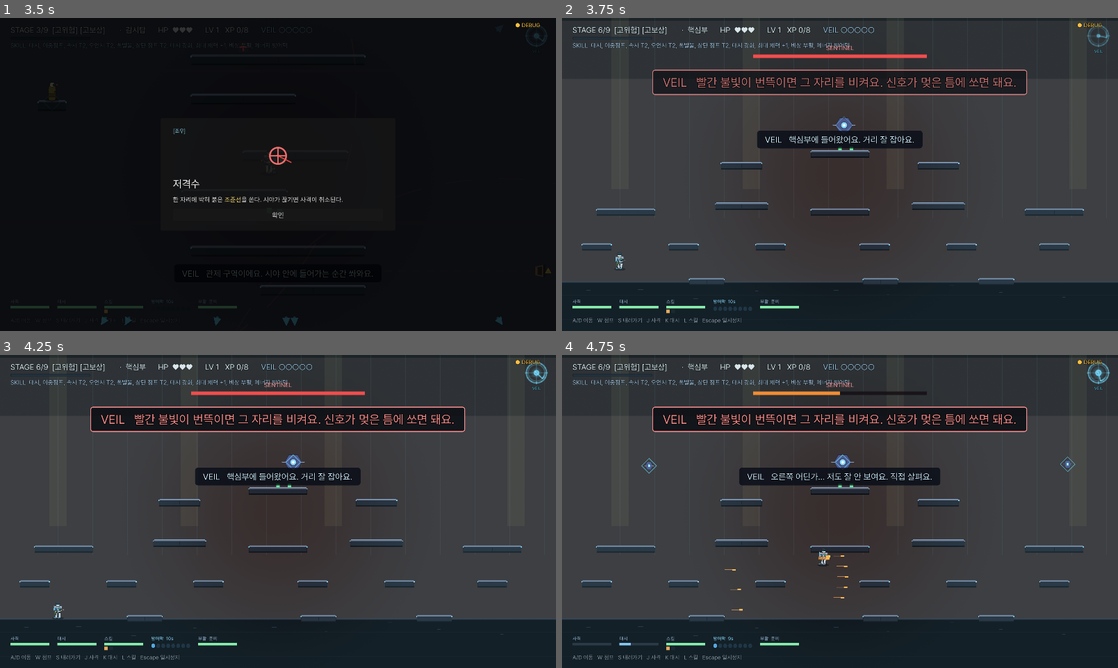
Above: before the commit, frames 1-4 (two rows, left to right).
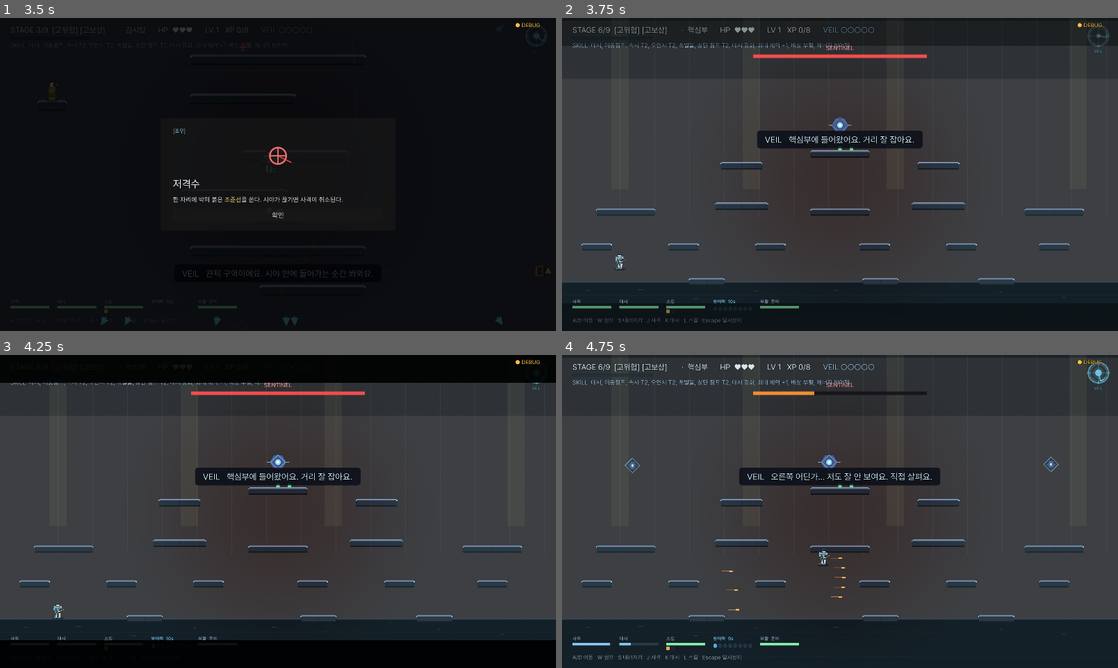
Above: after the commit, the same moments.

Repository: soomin007/EyesOnYou-Full
Game: Godot game, scene res://scenes/ig_shotter.tscn
Two runs of this game, one before a commit and one after it. Both use one fixed random seed, a clock stepped at 60 frames per second and the inputs below. This scene is started directly instead of the project's main scene. Sound files missing from this copy of the repository are replaced by a short silence.
Inputs (mouse positions are in pixels of both pictures, inside the frame that each line leads up to):
- Up to frame 1 (3.5 s): tap Enter (ui_accept) at 0.5 s; move the mouse to (400, 158) at 0.52 s; hold D (move_right) 0.53-1.25 s; hold J (attack) 0.53-1.25 s; click (400, 158) at 0.67 s; tap W (jump) at 0.77, 1.07, 2.3 s; tap K (dash) at 0.8 s; drag from (166, 190) to (250, 237) at 1.27 s; move the mouse to (333, 105) at 2.02 s; hold A (move_left) 2.03-2.75 s; hold Enter (ui_accept) 2.03-2.75 s; click (333, 105) at 2.17 s; drag from (250, 237) to (111, 127) at 2.77 s
- Up to frame 2 (3.75 s): click "확인" at 3.5 s
- Up to frame 3 (4.25 s): no input
- Up to frame 4 (4.75 s): move the mouse to (1006, 558) at 4.27 s; hold D (move_right) from 4.28 s (still down); hold J (attack) from 4.28 s (still down); click (1006, 558) at 4.42 s; tap W (jump) at 4.52 s; tap K (dash) at 4.55 s

Frame 1 is identical in both runs. In frame 2, 5.8% of the frame differs, in the area x 1-99%, y 0-98%; in frame 3, 23%, in the area x 0-100%, y 0-100%; in frame 4, 6.1%.
Error in both runs: Invalid call to function '_update_aim (via call)' in base 'CharacterBody2D (Enemy.gd)'. Expected 1 argument(s). (res://scripts/IgShotter.gd:130)

Commit message:
feat(bgm/boss): 막4/5 신곡 배선 + 보스전 페이싱(인트로 컷씬·HP 스케일·XP 곡선)
- BGM: Broken Wire(pursuit, 막4)·Violet Signal(confront, lab 보스+막5) 추가.
  커버 아트 제거·꼬리 페이드 트림(188s/340s). 막4+는 막 기반 선곡(ACTS.bgm
  실데이터 승격)으로 전환 — 겹침 라우트 자동 분기 + early 폴백 함정 차단.
  confront 루프 오프셋 25s(전투 중 빌드업 복귀 방지)
- 보스 인트로 컷씬(사용자 제안): Violet Signal 빌드업(0~25s)에 맞춰 보스 정지
  +전투 잠금+레터박스+SENTINEL/VEIL 대사 비트(~23s, 대사 플레이스홀더).
  점프/사격/탭으로 스킵, 스킵·재도전 시 음악 25s 점프(이벤트 기반 _input —
  폴링은 합성 입력을 놓침). 스토리 모드는 기존 안내 유지
- 보스 HP 성장 스케일: 공격 계열 티어 합×2(상한 +12 → 최대 36), 페이즈 임계
  비율 유지. HP바 분모 인스턴스화(스토리 보스 게이지 33% 시작 버그도 해소)
- XP 곡선(사용자 제안): 레벨 5마다 필요 XP +1(L5=9·L10=10·L24=12) — 만렙
  도달 지연 + 보스 시점 화력 완만화. HUD 바/라벨 xp_to_next() 연동

검증: 창모드 하니스 12항목 통과(추격 비스냅·XP 곡선·트랙 등록/길이/루프
오프셋·막 선곡·보스 HP 36/24/12·인트로 홀드/스킵/음악 점프)

Co-Authored-By: Claude Fable 5 <noreply@anthropic.com>

Diff:
--- a/scripts/BgmPlayer.gd
+++ b/scripts/BgmPlayer.gd
@@ -5,22 +5,32 @@
 #   main_theme    : Glass Protocol — 타이틀/튜토리얼/크레딧 (느린 BPM, 메인 테마)
 #   early         : Cold Gear      — 외곽/외벽 초중반 맵 (BPM ↑)
 #   mid_late      : Cold Wire      — 중후반 맵 (BPM ↑↑)
-#   boss          : Chrome Grit    — 보스전 (가장 빠른 BPM)
+#   boss          : Chrome Grit    — (구 보스전. 현재 미사용 — 재배치 후보. lab은 confront로 이관)
+#   pursuit       : Broken Wire    — 막4 추적(라이벌 영역, 쫓기는 결. 2026-08-10)
+#   confront      : Violet Signal  — 막3 lab 보스전 + 막5 대면(0~25s 빌드업 = 보스 인트로 컷씬 구간)
 #   hidden        : Gravity Static — ??? 방
 #
-# Suno로 생성된 4트랙(메인→보스)은 BPM이 점진적으로 빨라지게 배치된 시리즈.
-# 게임 진행 흐름과 매칭 — 사용자 의도를 BGM 트랙 순서로 살림.
+# Suno로 생성된 트랙 시리즈 — 진행할수록 BPM이 빨라지고, 막4/5(라이벌 영역)는 같은 산업 전자 톤에
+# 디튠·정전기 이질감을 섞은 변절 파트(act4_bgm_plan.md). 선곡: 막1~3=라우트 매핑, 막4+=막(ACTS.bgm) 기반.
 
 const TRACKS: Dictionary = {
 	"main_theme":    "res://assets/bgm/Glass Protocol.mp3",
 	"early":         "res://assets/bgm/Cold Gear.mp3",
 	"mid_late":      "res://assets/bgm/Cold Wire.mp3",
 	"boss":          "res://assets/bgm/Chrome Grit.mp3",
+	"pursuit":       "res://assets/bgm/Broken Wire.mp3",
+	"confront":      "res://assets/bgm/Violet Signal.mp3",
 	"hidden":        "res://assets/bgm/Gravity Static.mp3",
 	"ending_a":      "res://assets/bgm/Ending A.mp3",
 	"ending_b":      "res://assets/bgm/Ending B.mp3",
 	"ending_c":      "res://assets/bgm/Ending C.mp3",
 	"ending_d":      "res://assets/bgm/Ending D.mp3",
+}
+
+# 루프 복귀 지점(초) — confront는 0~25s가 조용한 빌드업(보스 인트로 전용)이라, 곡이 끝나고
+# 반복될 때 빌드업으로 돌아가면 전투 중 김이 빠진다 → 비트 시작 지점으로 복귀.
+const LOOP_OFFSETS: Dictionary = {
+	"confront": 25.0,
 }
 
 const FADE_IN: float = 1.2
@@ -64,9 +74,10 @@
 	var stream: AudioStream = load(path) as AudioStream
 	if stream == null:
 		return
-	# MP3는 명시적으로 loop=true 지정해야 자동 반복.
+	# MP3는 명시적으로 loop=true 지정해야 자동 반복. 트랙별 루프 복귀 지점(LOOP_OFFSETS) 반영.
 	if stream is AudioStreamMP3:
 		(stream as AudioStreamMP3).loop = true
+		(stream as AudioStreamMP3).loop_offset = float(LOOP_OFFSETS.get(track_id, 0.0))
 	_current_track = track_id
 	var next_idx: int = (_active_idx + 1) % 2
 	var prev: AudioStreamPlayer = _players[_active_idx]
@@ -85,6 +96,20 @@
 		_tween_out.tween_property(prev, "volume_db", SILENT_DB, FADE_OUT)
 		_tween_out.tween_callback(Callable(prev, "stop"))
 	_active_idx = next_idx
+
+# 현재 트랙의 재생 위치 이동/조회 — 보스 인트로 스킵·재도전 시 빌드업(0~25s) 건너뛰기용.
+func seek_current(sec: float) -> void:
+	if _current_track == "" or _active_idx >= _players.size():
+		return
+	var p: AudioStreamPlayer = _players[_active_idx]
+	if p.playing:
+		p.seek(sec)
+
+func get_current_position() -> float:
+	if _current_track == "" or _active_idx >= _players.size():
+		return 0.0
+	var p: AudioStreamPlayer = _players[_active_idx]
+	return p.get_playback_position() if p.playing else 0.0
 
 func stop() -> void:
 	_current_track = ""
--- a/scripts/BossSentinel.gd
+++ b/scripts/BossSentinel.gd
@@ -55,6 +55,11 @@
 const SUMMON_PATROL_HP: int = 2
 
 var hp: int = HP_MAX
+var max_hp: int = HP_MAX          # HP 게이지 분모 — 성장 스케일(apply_hp_bonus)·스토리 축소 반영
+var p2_threshold: int = HP_PHASE2
+var p3_threshold: int = HP_PHASE3
+# 인트로 홀드 — Stage 보스 인트로 컷씬(BGM 빌드업 구간) 동안 AI 정지. Stage가 켜고 끈다.
+var intro_hold: bool = false
 var phase: int = 1
 # 스토리 모드 — _ready에서 GameState 보고 결정. true면 P2/P3 전환·잔당 소환 모두 생략.
 var story_simplified: bool = false
@@ -89,6 +94,7 @@
 	collision_mask = 1
 	story_simplified = GameState.story_mode
 	if story_simplified:
+		max_hp = HP_MAX_STORY
 		hp = HP_MAX_STORY
 	# 콜리전 — 피격 면적 확대(피드백: 보스가 잘 안 맞음). 시각 2.5배와 같은 비율(56×40→70×50).
 	# 상단 발판 위로 올라가지 않도록 mask=1만.
@@ -122,6 +128,10 @@
 
 func _physics_process(delta: float) -> void:
 	if dead:
+		return
+	# 인트로 컷씬 동안 완전 정지 — 공격/이동/접촉 판정 없음(플레이어가 대사를 읽는 시간).
+	if intro_hold:
+		velocity = Vector2.ZERO
 		return
 	touch_cd = max(0.0, touch_cd - delta)
 	# 자폭 카운트다운 진행 — 일반 AI 대신 천천히 따라오며 추락 + 파지직.
@@ -294,6 +304,17 @@
 			return n as Node2D
 	return null
 
+# 플레이어 성장 스케일(2026-08-10) — 15스테이지 확장으로 s8 시점 화력이 원 설계(9스테이지)보다 높아
+# 보스가 너무 빨리 녹는다는 피드백. 공격 계열 티어에 비례한 HP 가산 + 페이즈 임계도 같은 비율(2/3·1/3)
+# 유지. 자폭 버퍼(HP_SELF_DESTRUCT)는 절대값 유지 — 연출 보장 목적이라 스케일 불필요.
+func apply_hp_bonus(bonus: int) -> void:
+	if bonus <= 0 or story_simplified:
+		return
+	max_hp = HP_MAX + bonus
+	hp = max_hp
+	p2_threshold = HP_PHASE2 + int(round(float(bonus) * 2.0 / 3.0))
+	p3_threshold = HP_PHASE3 + int(round(float(bonus) / 3.0))
+
 func take_damage(amount: int, _from_dir: int = 0) -> void:
 	if dead:
 		return
@@ -309,11 +330,11 @@
 	_flash_hit()
 	if hp > 0:
 		SfxPlayer.play_at("boss_hurt", global_position)
-	# 페이즈 전환 검사 — 자폭 진입 후에는 페이즈 재전환 안 함.
+	# 페이즈 전환 검사 — 자폭 진입 후에는 페이즈 재전환 안 함. 임계는 성장 스케일 반영 인스턴스 값.
 	if not story_simplified:
-		if phase < 2 and hp <= HP_PHASE2:
+		if phase < 2 and hp <= p2_threshold:
 			_transition_to(2)
-		elif phase < 3 and hp <= HP_PHASE3:
+		elif phase < 3 and hp <= p3_threshold:
 			_transition_to(3)
 	# 자폭 트리거 — HP 임계 이하로 떨어지면 카운트다운 시작. 버퍼(HP_SELF_DESTRUCT)를 둬
 	# 트리거와 동시에 hp가 0이 되어 즉사하는 걸 방지. 진입하면 위 무적으로 항상 끝까지 자폭한다.
--- a/scripts/GameState.gd
+++ b/scripts/GameState.gd
@@ -17,8 +17,10 @@
 	{"id": "act1", "name": "침투",   "bgm": "early",    "stages": 3, "boss": ""},
 	{"id": "act2", "name": "잠입",   "bgm": "mid_late", "stages": 3, "boss": ""},
 	{"id": "act3", "name": "핵심부", "bgm": "boss",     "stages": 3, "boss": "sentinel"},
-	{"id": "act4", "name": "추적",   "bgm": "mid_late", "stages": 3, "boss": ""},
-	{"id": "act5", "name": "대면",   "bgm": "boss",     "stages": 3, "boss": ""},
+	# 막4/5 bgm은 실데이터(2026-08-10, act4_bgm_plan §4) — Stage._apply_bgm_for_current_route가
+	# 막4+에서 이 필드로 선곡한다(막1~3은 라우트 매핑 유지, 막1~3 bgm 필드는 문서용).
+	{"id": "act4", "name": "추적",   "bgm": "pursuit",  "stages": 3, "boss": ""},
+	{"id": "act5", "name": "대면",   "bgm": "confront", "stages": 3, "boss": ""},
 ]
 const SCORE_THRESHOLD: int = 4
 const SETTINGS_PATH: String = "user://settings.cfg"
@@ -108,6 +110,10 @@
 # 확장 구간이 드러난다(사용자 제안 2026-08-10). 첫 공개 글리치 연출을 1회만 틀기 위한 플래그.
 # 런 단위, run.cfg 영속(이어하기 재진입 시 연출 반복 방지).
 var map_extension_seen: bool = false
+
+# 보스 인트로(막3 lab, Violet Signal 빌드업 컷씬)를 이번 런에서 봤는가 — 죽고 재도전 시 인트로를
+# 생략하고 음악만 비트 구간으로 점프하기 위한 세션 플래그. reset()/start_main_game()에서 해제.
+var boss_intro_seen_run: bool = false
 
 var tutorial_done: bool = false
 var bgm_volume: float = 1.0
@@ -283,6 +289,7 @@
 	player_level = 1
 	overflow_hp_bonus = 0
 	map_extension_seen = false
+	boss_intro_seen_run = false
 	story_mode = false
 	veil_degraded = false
 	veil_reversal_pending = false
@@ -323,6 +330,7 @@
 	player_level = 1
 	overflow_hp_bonus = 0
 	map_extension_seen = false
+	boss_intro_seen_run = false
 	skills = STARTING_SKILLS.duplicate()
 	veil_degraded = false
 	veil_reversal_pending = false
@@ -486,14 +494,20 @@
 		3: return 1.5
 	return 1.1
 
+# 레벨업 필요 XP — 레벨 5마다 +1(사용자 제안 2026-08-10): L1~4=8, L5~9=9, L10~14=10, L15~19=11...
+# 15스테이지 확장으로 만렙(24픽)이 s10쯤 오던 것을 뒤로 늦추고, 보스(s8) 시점 화력 램프도 완만하게.
+func xp_to_next() -> int:
+	return XP_PER_LEVEL + player_level / 5
+
 func add_xp(amount: int, apply_risk_bonus: bool = true) -> bool:
 	# high-risk 루트(risk=3)에서 적 처치 XP +50% (스테이지 클리어 보상은 apply_risk_bonus=false로 호출).
 	var gain: int = amount
 	if apply_risk_bonus and current_route_risk >= 3:
 		gain = int(round(float(amount) * 1.5))
 	player_xp += gain
-	if player_xp >= XP_PER_LEVEL:
-		player_xp -= XP_PER_LEVEL
+	var need: int = xp_to_next()
+	if player_xp >= need:
+		player_xp -= need
 		player_level += 1
 		return true
 	return false
--- a/scripts/Stage.gd
+++ b/scripts/Stage.gd
@@ -117,16 +117,25 @@
 	"route_server_hall": "mid_late",
 	"route_blackout":   "mid_late",
 	"route_escape":     "mid_late",
-	"route_lab":        "boss",
-	# 막5 회수 — 사전 누락으로 "early"(Cold Gear) 폴백이 재생되던 버그(2026-08-10 발견). 클라이맥스라
-	# 잠정 boss(Chrome Grit). 막4/5 전용 신곡(pursuit/confront) 도입 시 막 기반 선곡으로 재배선 예정.
-	"route_core_recovery": "boss",
+	# lab(SENTINEL 보스) = confront(Violet Signal) — 0~25s 빌드업에 보스 인트로 컷씬을 정렬(2026-08-10).
+	# §7 reveal(처치 직후 라이벌 첫 발화)까지 라이벌 테마가 이어져 "라이벌이 지켜보던 판"의 데뷔 무대가 된다.
+	"route_lab":        "confront",
 	"route_hidden":     "hidden",
 }
 
 func _apply_bgm_for_current_route() -> void:
-	var track: String = str(_ROUTE_TRACKS.get(GameState.current_route_id, "early"))
-	BgmPlayer.play(track)
+	var rid: String = GameState.current_route_id
+	# 특수 라우트(보스/히든)는 막 무관 우선.
+	if rid == "route_lab" or rid == "route_hidden":
+		BgmPlayer.play(str(_ROUTE_TRACKS.get(rid, "early")))
+		return
+	# 막4+(라이벌 영역)는 막 기반 선곡(GameState.ACTS.bgm) — 막4/5에 겹쳐 등장하는 라우트가
+	# 스테이지에 따라 자동 분기(pursuit/confront)하고, 신규 라우트가 매핑 누락으로 "early" 폴백되던
+	# 함정(known_issues, core_recovery 사례)도 이 구간에선 원천 차단된다. 막1~3은 라우트 매핑 유지.
+	if not GameState.story_mode and GameState.act_for_stage(GameState.current_stage) >= 3:
+		BgmPlayer.play(str(GameState.act_def(GameState.current_stage).get("bgm", "mid_late")))
+		return
+	BgmPlayer.play(str(_ROUTE_TRACKS.get(rid, "early")))
 
 func _load_world_meta() -> void:
 	# MapData를 먼저 한 번 lookup해서 세계 차원·골·카메라 모드 결정.
@@ -3276,7 +3285,7 @@
 	xp_bar = ProgressBar.new()
 	xp_bar.custom_minimum_size = Vector2(184.0, 7.0)
 	xp_bar.show_percentage = false
-	xp_bar.max_value = float(GameState.XP_PER_LEVEL)
+	xp_bar.max_value = float(GameState.xp_to_next())
 	var _xp_bg := StyleBoxFlat.new()
 	_xp_bg.bg_color = Color(0.10, 0.12, 0.16, 0.85)
 	_xp_bg.set_corner_radius_all(3)
@@ -3429,9 +3438,9 @@
 
 func _refresh_hud() -> void:
 	hp_label.text = "HP  %s" % _hearts(GameState.player_hp, GameState.player_max_hp)
-	xp_label.text = "LV %d   XP %d/%d" % [GameState.player_level, GameState.player_xp, GameState.XP_PER_LEVEL]
+	xp_label.text = "LV %d   XP %d/%d" % [GameState.player_level, GameState.player_xp, GameState.xp_to_next()]
 	if xp_bar != null and is_instance_valid(xp_bar):
-		xp_bar.max_value = float(GameState.XP_PER_LEVEL)
+		xp_bar.max_value = float(GameState.xp_to_next())
 		xp_bar.value = float(GameState.player_xp)
 	var marks: Array = []
 	if GameState.is_high_risk():
@@ -3837,10 +3846,18 @@
 	boss.self_destruct_started.connect(_on_boss_self_destruct_started)
 	boss.self_destruct_disarmed.connect(_on_boss_self_destruct_disarmed)
 	_build_boss_hp_bar()
-	# 보스전 진입 1회성 전투 안내 (피드백: 사격법 혼란). _spawn_boss는 보스당 1회만 호출돼 자연히 1회성.
-	_show_boss_alert("빨간 불빛이 번뜩이면 그 자리를 비켜요. 신호가 멎은 틈에 쏘면 돼요.", Color(0.95, 0.55, 0.55), 4.0)
+	# 플레이어 성장 스케일(2026-08-10) — 15스테이지 확장으로 s8 시점 화력이 원 설계(9스테이지)보다
+	# 높아 보스가 너무 빨리 녹는다는 피드백. 공격 계열 티어 합 × 2 HP 가산(상한 +12 → 최대 36).
+	if not GameState.story_mode:
+		var off_tiers: int = GameState.get_skill_tier("fire_boost") + GameState.get_skill_tier("multishot") + GameState.get_skill_tier("explosive")
+		boss.apply_hp_bonus(mini(off_tiers * 2, 12))
+	# 보스전 진입 안내 — 본편은 인트로 컷씬의 VEIL 대사가 대신한다(중복 방지). 스토리 모드는 인트로가
+	# 없으므로 기존 1회성 안내 유지(피드백: 사격법 혼란).
+	if GameState.story_mode:
+		_show_boss_alert("빨간 불빛이 번뜩이면 그 자리를 비켜요. 신호가 멎은 틈에 쏘면 돼요.", Color(0.95, 0.55, 0.55), 4.0)
 	# §7 복선 — 전투 중 가끔 거짓-렌더 tell과 똑같은 지직거림을 흘린다(1회차엔 못 잡고, reveal 후 재해석).
 	_start_boss_glitch_foreshadow()
+	_play_boss_intro()
 
 func _build_boss_hp_bar() -> void:
 	# 화면 상단 중앙 — 보스 HP 게이지. 12칸 단위로 표시.
@@ -3874,7 +3891,8 @@
 		return
 	if boss_hp_bar_fill == null:
 		return
-	var ratio: float = clamp(float(boss.get("hp")) / float(BossSentinel.HP_MAX), 0.0, 1.0)
+	# 분모는 인스턴스 max_hp — 성장 스케일(apply_hp_bonus)·스토리 축소가 반영된 실제 최대치.
+	var ratio: float = clamp(float(boss.get("hp")) / maxf(float(boss.get("max_hp")), 1.0), 0.0, 1.0)
 	boss_hp_bar_fill.size.x = 400.0 * ratio
 	# 페이즈에 따라 색 변화
 	var ph: int = int(boss.get("phase"))
@@ -3892,6 +3910,101 @@
 			_show_boss_alert("패턴이 바뀌었어요. 양쪽 조심해요.", Color(1.0, 0.78, 0.40), 3.0)
 		3:
 			_show_boss_alert("불안정해졌어요. 거리 두고 빠르게.", Color(1.0, 0.45, 0.45), 3.0)
+
+# ─── 보스 인트로 컷씬(2026-08-10 사용자 제안) — Violet Signal 빌드업(0~25s)에 맞춘 대사 비트 ───
+# 보스 AI 정지(intro_hold) + 전투 입력 잠금 + 레터박스 + SENTINEL/VEIL 대사. 점프/사격/확인 키로
+# 스킵 가능, 스킵·재도전 시 BGM을 비트 시작(25s)으로 점프해 늘어짐 방지. 대사=플레이스홀더(사용자 재작성).
+const BOSS_INTRO_MUSIC_KICK: float = 25.0
+# 스킵은 이벤트 기반(_input) — 폴링(is_action_just_pressed)은 코루틴 재개 순서에 따라 한 프레임짜리
+# just-pressed를 놓칠 수 있다(하니스에서 합성 입력 미검출로 확인, 2026-08-10).
+var _boss_intro_active: bool = false
+var _boss_intro_skip: bool = false
+
+func _input(event: InputEvent) -> void:
+	if _boss_intro_active and not _boss_intro_skip:
+		if event.is_action_pressed("jump") or event.is_action_pressed("attack") \
+				or event.is_action_pressed("ui_accept") or event.is_action_pressed("ui_skip") \
+				or OrientationGuard.is_tap(event):
+			_boss_intro_skip = true
+			get_viewport().set_input_as_handled()
+
+func _play_boss_intro() -> void:
+	if boss == null or not is_instance_valid(boss):
+		return
+	if GameState.story_mode:
+		return
+	if GameState.boss_intro_seen_run:
+		# 죽고 재도전 — 인트로 반복은 늘어진다. 음악이 아직 빌드업 구간일 때만 비트로 점프.
+		if BgmPlayer.get_current_position() < BOSS_INTRO_MUSIC_KICK:
+			BgmPlayer.seek_current(BOSS_INTRO_MUSIC_KICK)
+		return
+	GameState.boss_intro_seen_run = true
+	_boss_intro_active = true
+	_boss_intro_skip = false
+	boss.set("intro_hold", true)
+	GameState.restrict_combat_input = true
+	# 레터박스 상하 바 — 시네마틱 신호.
+	var bars := CanvasLayer.new()
+	bars.layer = 30
+	add_child(bars)
+	var vs: Vector2 = get_viewport().get_visible_rect().size
+	for is_top in [true, false]:
+		var bar := ColorRect.new()
+		bar.color = Color(0.0, 0.0, 0.0, 0.92)
+		bar.position = Vector2(0.0, 0.0) if is_top else Vector2(0.0, vs.y - 64.0)
+		bar.size = Vector2(vs.x, 64.0)
+		bar.mouse_filter = Control.MOUSE_FILTER_IGNORE
+		bar.modulate.a = 0.0
+		bars.add_child(bar)
+		var tw := bar.create_tween()
+		tw.tween_property(bar, "modulate:a", 1.0, 0.5)
+	_run_boss_intro_beats(bars)
+
+# 대사 비트 — 합계 ~22.8s(+페이드)라 미스킵 시 전투 개시가 음악 킥(25s)과 맞물린다.
+func _run_boss_intro_beats(bars: CanvasLayer) -> void:
+	var skipped: bool = await _boss_intro_wait(1.4)
+	if not skipped:
+		_show_boss_alert("침입자 식별. 회수 권한: 없음.", Color(1.0, 0.45, 0.40), 5.0)
+		skipped = await _boss_intro_wait(5.6)
+	if not skipped:
+		_show_boss_alert("격리 프로토콜 SENTINEL, 기동.", Color(1.0, 0.45, 0.40), 5.0)
+		skipped = await _boss_intro_wait(5.6)
+	if not skipped:
+		_show_veil_subtitle("커요. 그래도 눈은 제가 돼 드릴게요. 빨간 신호가 멎은 틈에 쏴요.", 5.4)
+		skipped = await _boss_intro_wait(6.2)
+	if not skipped:
+		_show_boss_alert("제거를 시작한다.", Color(1.0, 0.30, 0.28), 3.0)
+		skipped = await _boss_intro_wait(4.0)
+	_end_boss_intro(bars, skipped)
+
+# sec 동안 대기 — _input이 세운 스킵 플래그를 매 프레임 확인. 스킵 시 true.
+# (씬 전환/보스 소멸 시에도 안전 종료.)
+func _boss_intro_wait(sec: float) -> bool:
+	var t: float = 0.0
+	while t < sec:
+		await get_tree().process_frame
+		if not is_inside_tree() or boss == null or not is_instance_valid(boss):
+			return true
+		t += get_process_delta_time()
+		if _boss_intro_skip:
+			return true
+	return false
+
+func _end_boss_intro(bars: CanvasLayer, skipped: bool) -> void:
+	_boss_intro_active = false
+	GameState.restrict_combat_input = false
+	if boss != null and is_instance_valid(boss):
+		boss.set("intro_hold", false)
+	if skipped:
+		BgmPlayer.seek_current(BOSS_INTRO_MUSIC_KICK)
+	if bars != null and is_instance_valid(bars):
+		for c in bars.get_children():
+			if c is CanvasItem:
+				var tw := (c as CanvasItem).create_tween()
+				tw.tween_property(c, "modulate:a", 0.0, 0.4)
+		var cleanup := bars.create_tween()
+		cleanup.tween_interval(0.5)
+		cleanup.tween_callback(bars.queue_free)
 
 func _on_boss_self_destruct_started() -> void:
 	# 화면 전체 경고 — 큰 카운트다운 라벨
Not shown, added: assets/bgm/Broken Wire.mp3.import
Not shown, added: assets/bgm/Violet Signal.mp3.import
Not shown, changed: .gitignore
Not shown, added: assets/bgm/Broken Wire.mp3
Not shown, added: assets/bgm/Violet Signal.mp3
